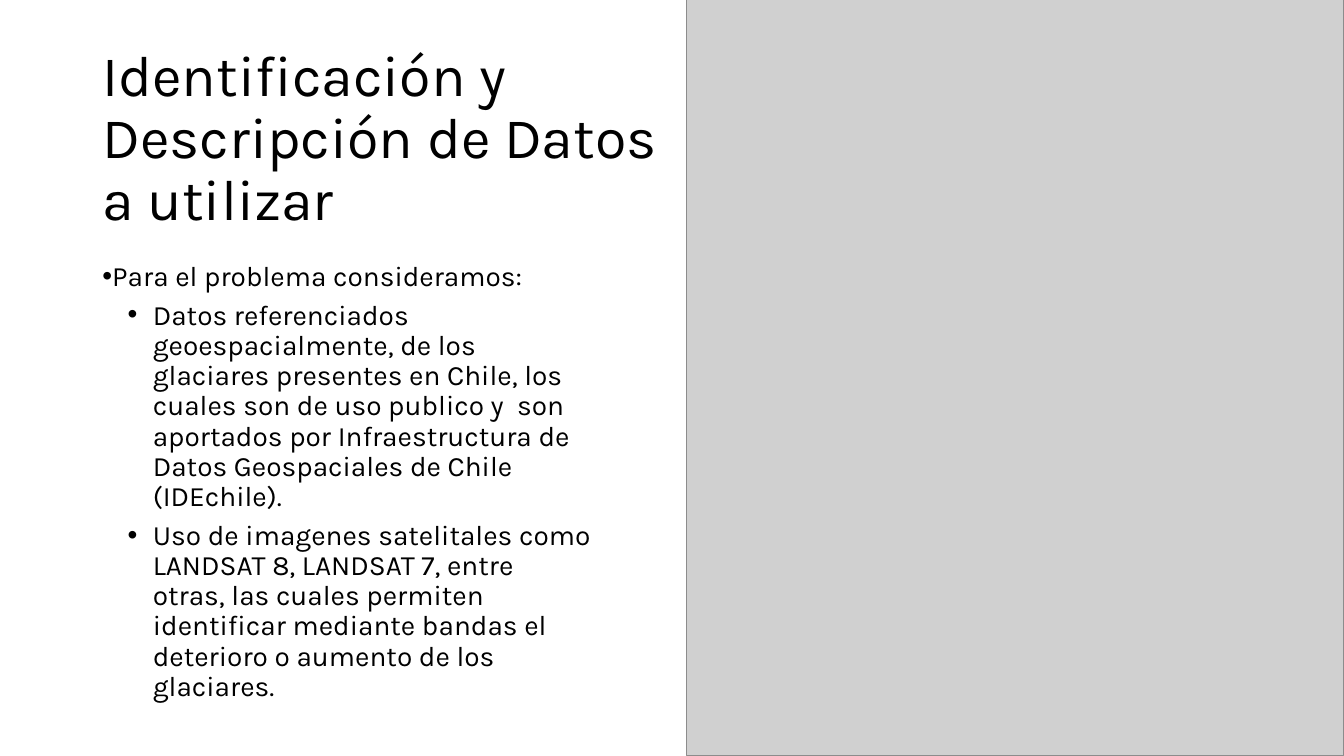
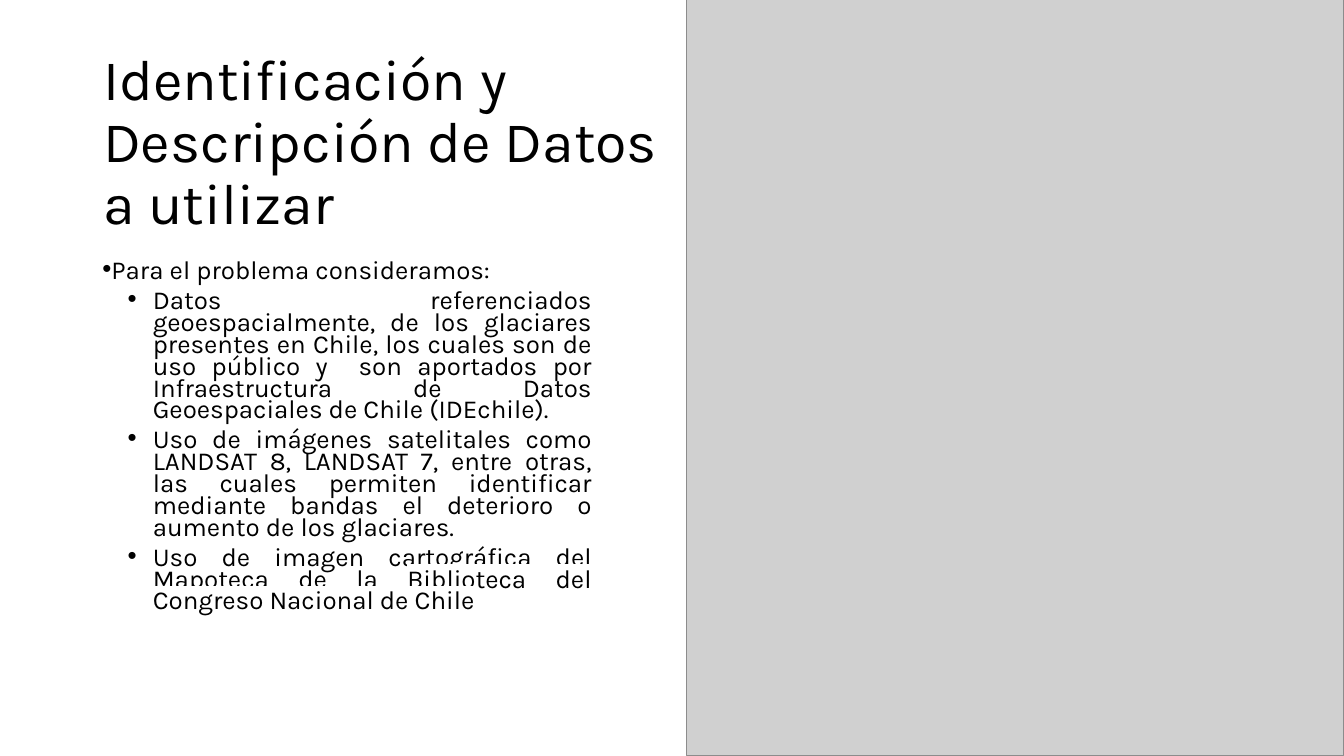
Before and after one commit to Benjaminsantander/Proyecto-GeoEspacial, a slide deck: slide 3 of Entrega 1/Ppt/Template P E1.pptx. Drawn at 1344x756 pixels with LibreOffice and Linux fonts; fonts in the diff are those of the drawing; grey boxes stand for pictures. Boxes give left, top, right and bottom in pixels: in the first picture for what was removed or moved away, otherwise in the second. Text is boxed around its words. In the diff, an @@ line names an element or a change of style, - is before the commit and + after.

```diff
--- a/Entrega 1/Ppt/Template P E1.pptx
+++ b/Entrega 1/Ppt/Template P E1.pptx
@@ title "Identificación y Descripción de Datos ..." moved from (x1=102, y1=52, x2=656, y2=221) to (x1=103, y1=56, x2=657, y2=225) @@
@@ text at (x1=111, y1=261, x2=489, y2=285): size 20 to 18.5 pt in "Para el problema consideramos:"; alignment left to justified; line spacing 0.9 to 0.7 @@
@@ text at (x1=153, y1=291, x2=592, y2=616): text changed; size 20 to 18.5 pt @@
-  • Datos referenciados geoespacialmente, de los glaciares presentes en Chile, los cuales son de uso publico y son aportados por Infraestructura de Datos Geospaciales de Chile (IDEchile).
-  • Uso de imagenes satelitales como LANDSAT 8, LANDSAT 7, entre otras, las cuales permiten identificar mediante bandas el deterioro o aumento de los glaciares.
+  • Datos referenciados geoespacialmente, de los glaciares presentes en Chile, los cuales son de uso público y son aportados por Infraestructura de Datos Geoespaciales de Chile (IDEchile).
+  • Uso de imágenes satelitales como LANDSAT 8, LANDSAT 7, entre otras, las cuales permiten identificar mediante bandas el deterioro o aumento de los glaciares.
+  • Uso de imagen cartográfica del Mapoteca de la Biblioteca del Congreso Nacional de Chile
```
Also in this commit, not shown: 4 other slides changed, 1 slide added, 2 other files.
